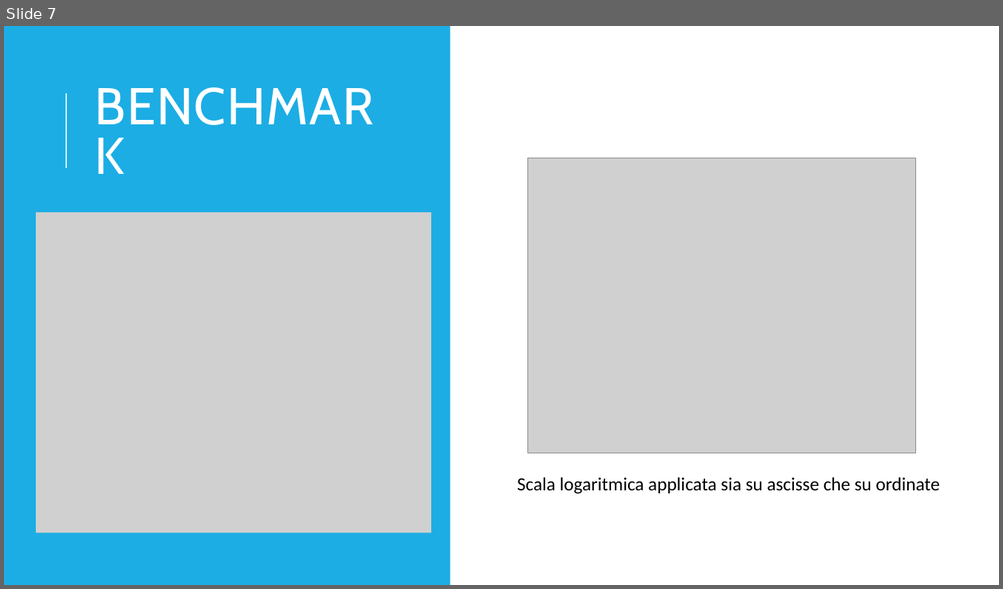
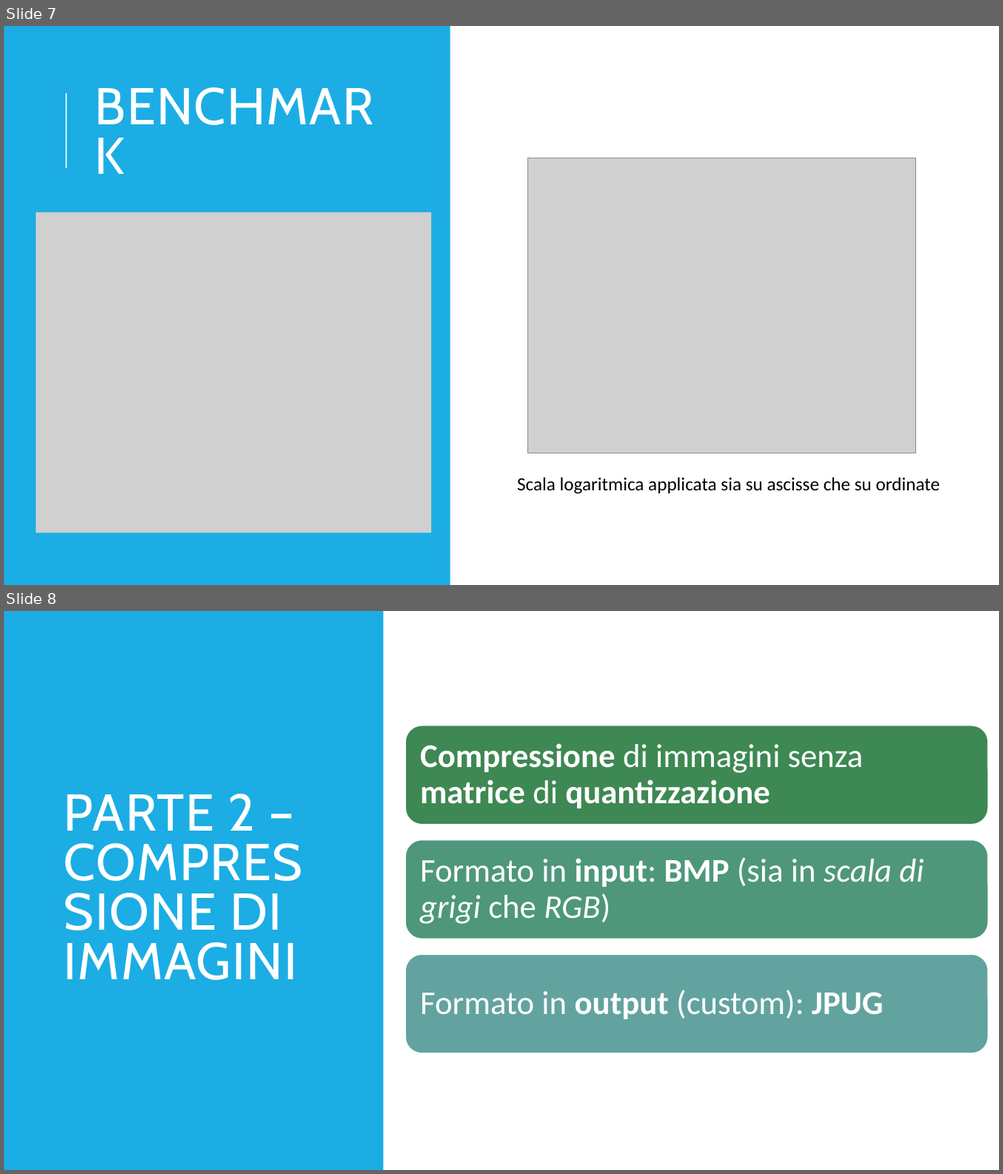
Before and after one commit to iFoxz17/Jpug, a slide deck: doc/presentation.pptx. Shown one above the other, each under a label of ours: slide 7 before the commit, slides 7 and 8 after it. The pictures are 1003x589 and 1003x1174 pixels, drawn with LibreOffice and Linux fonts; fonts in the diff are those of the drawing; grey boxes stand for pictures. Boxes give left, top, right and bottom in pixels: in the first picture for what was removed or moved away, otherwise in the second. Text is boxed around its words. In the diff, an @@ line names an element or a change of style, - is before the commit and + after.

```diff
--- a/doc/presentation.pptx
+++ b/doc/presentation.pptx
@@ slide 8 added at <box>4,611,999,1170</box>, background #FFFFFF @@
@@ rectangle added at <box>4,611,383,1170</box>, fill #1CADE4 @@
@@ title added at <box>64,794,297,980</box>, 50 pt, text #FFFFFF @@
+PARTE 2 – COMPRESSIONE DI IMMAGINI
@@ group added at <box>405,725,988,1054</box>: 3 rounded rectangles, 3 texts @@
+Compressione di immagini senza matrice di quantizzazione
+Formato in input: BMP (sia in scala di grigi che RGB)
+Formato in output (custom): JPUG
```
Also in this commit, not shown: 5 other slides added.
